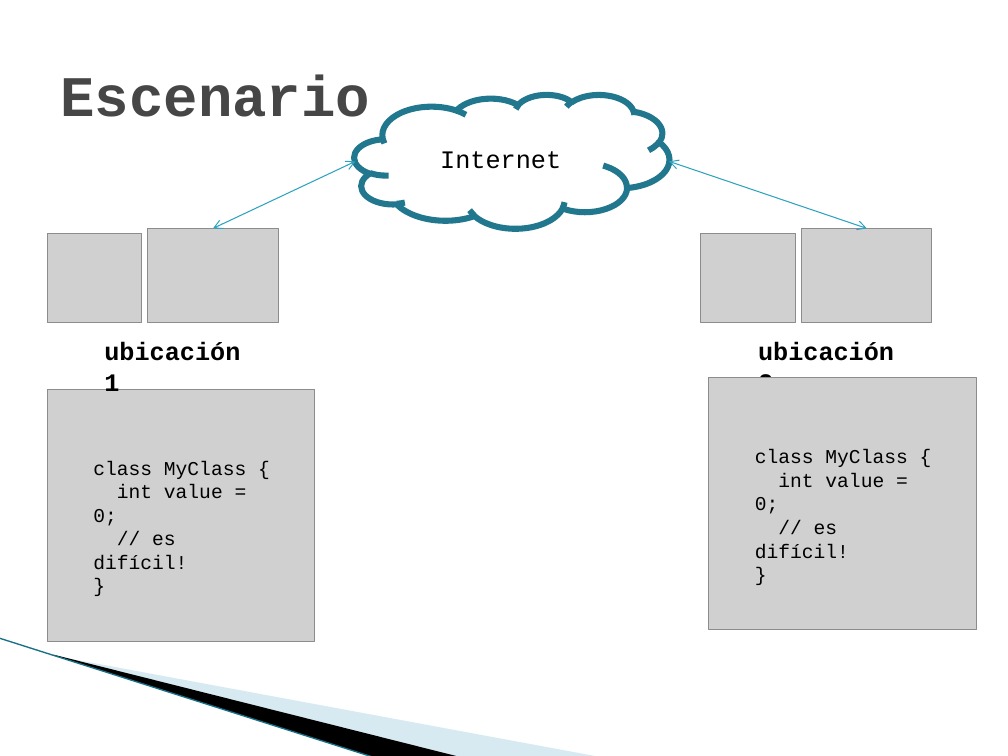
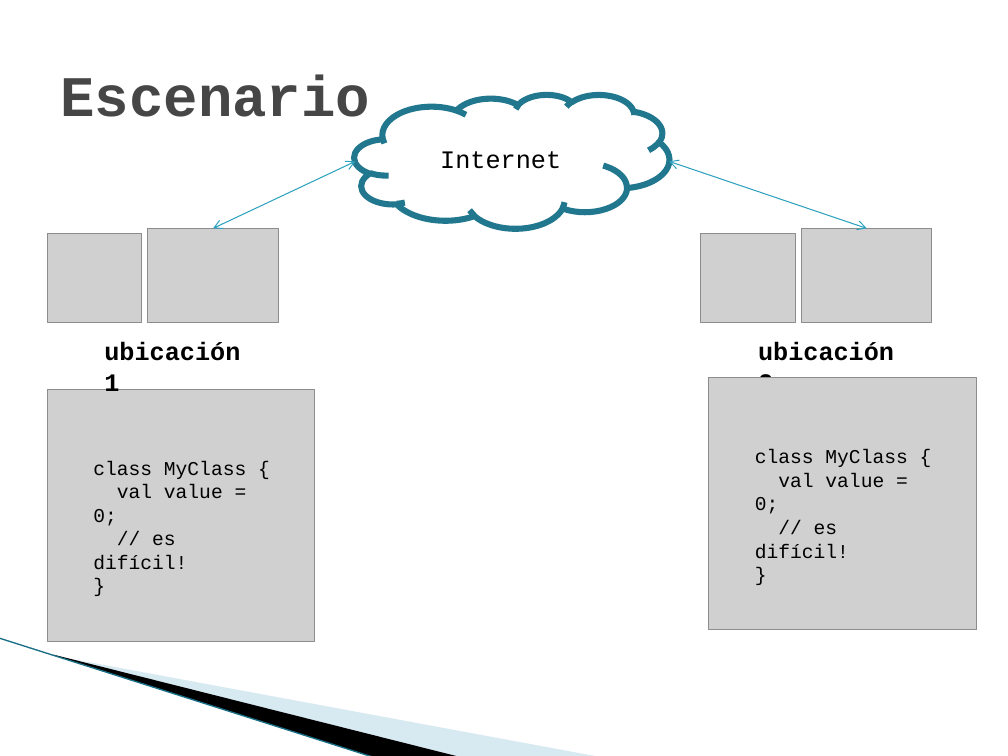
Before and after one commit to maurociancio/parallel-editor, a slide deck: slide 4 of doc/presentacion/presentacion.pptx. Drawn at 1008x756 pixels with LibreOffice and Linux fonts; fonts in the diff are those of the drawing; grey boxes stand for pictures; background and template pictures are left out. Boxes give left, top, right and bottom in pixels: in the first picture for what was removed or moved away, otherwise in the second. Text is boxed around its words. In the diff, an @@ line names an element or a change of style, - is before the commit and + after.

```diff
--- a/doc/presentacion/presentacion.pptx
+++ b/doc/presentacion/presentacion.pptx
@@ text at <box>93,461,246,526</box>: text changed @@
-class MyClass {
-int value = 0;
+class MyClass {
+val value = 0;
@@ text at <box>755,450,907,514</box>: text changed @@
-class MyClass {
-int value = 0;
+class MyClass {
+val value = 0;
```
Also in this commit, not shown: 7 other slides changed.
